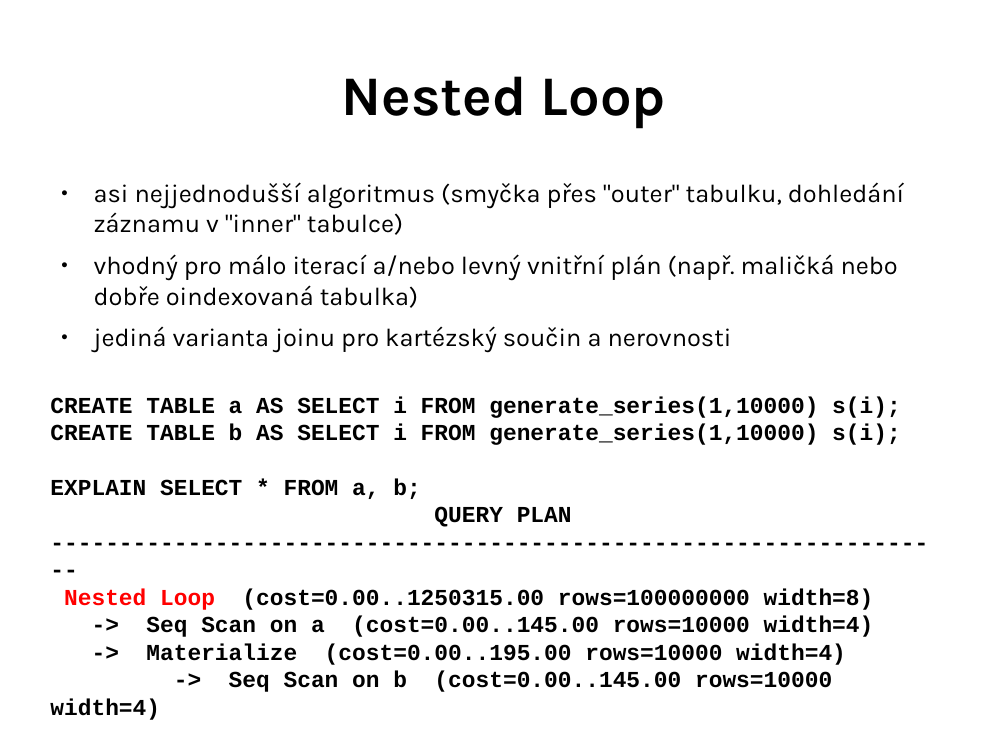
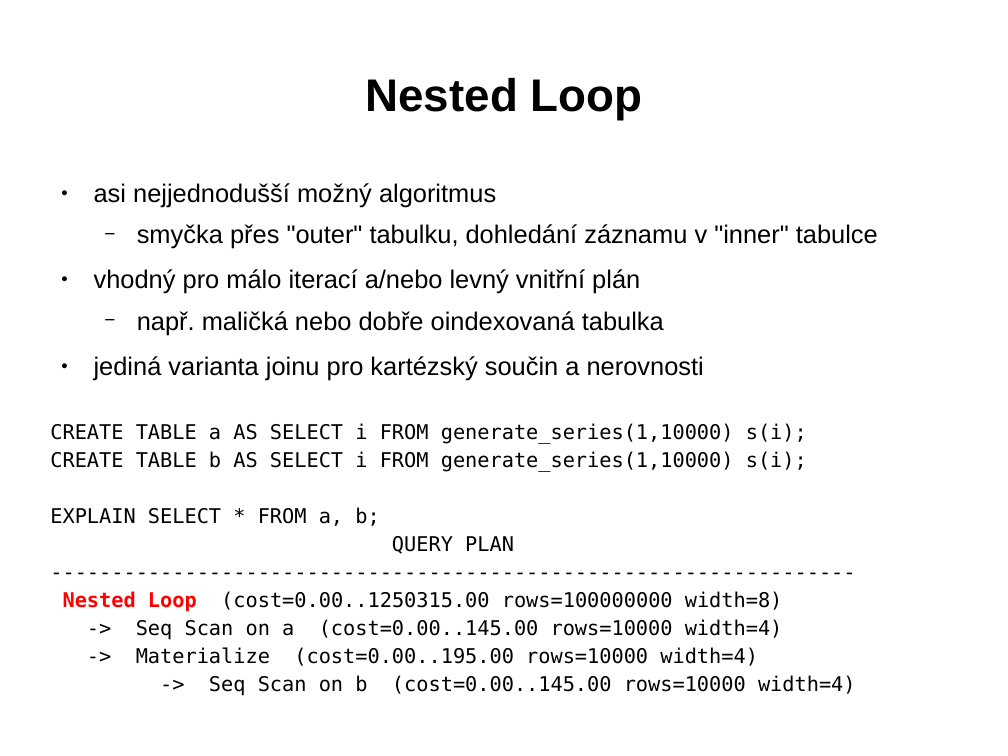
Before and after one commit to tvondra/explain_training, a slide deck: slide 68 of explain-training.odp (slide 52 before the commit). Drawn at 1008x756 pixels with LibreOffice and Linux fonts; fonts in the diff are those of the drawing. Boxes give left, top, right and bottom in pixels: in the first picture for what was removed or moved away, otherwise in the second. Text is boxed around its words. In the diff, an @@ line names an element or a change of style, - is before the commit and + after.

```diff
--- a/explain-training.odp
+++ b/explain-training.odp
@@ title "Nested Loop" at [366,78,643,120]: size 44 to 36 pt, font Karla to Arial @@
@@ text at [94,183,878,335]: text changed; font Karla to Arial @@
-● asi nejjednodušší algoritmus (smyčka přes "outer" tabulku, dohledání záznamu v "inner" tabulce)
-● vhodný pro málo iterací a/nebo levný vnitřní plán (např. maličká nebo dobře oindexovaná tabulka)
+● asi nejjednodušší možný algoritmus
+  − smyčka přes "outer" tabulku, dohledání záznamu v "inner" tabulce
+● vhodný pro málo iterací a/nebo levný vnitřní plán
+  − např. maličká nebo dobře oindexovaná tabulka
@@ text at [50,356,856,696]: font Karla to Arial in "jediná varianta joinu pro kartézský součin a ..."; size 18 to 16 pt, font Courier New to DejaVu Sans Mono, bold off in "CREATE TABLE a AS SELECT i FROM ...", "CREATE TABLE b AS SELECT i FROM ...", "EXPLAIN SELECT * FROM a, b;", "QUERY PLAN" and 5 more places; more space between paragraphs @@
```
Also in this commit, not shown: 75 other slides changed, 16 slides added.
